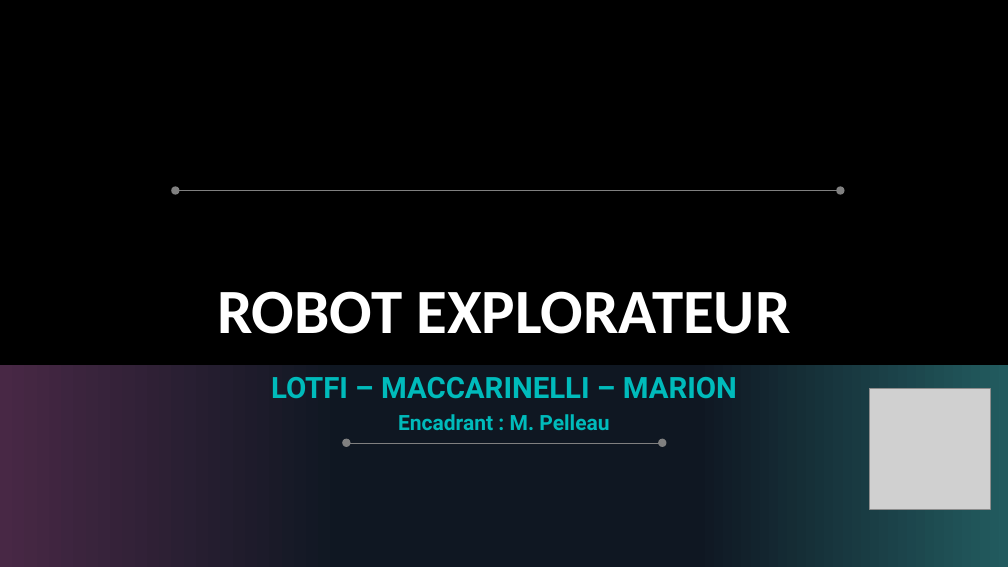
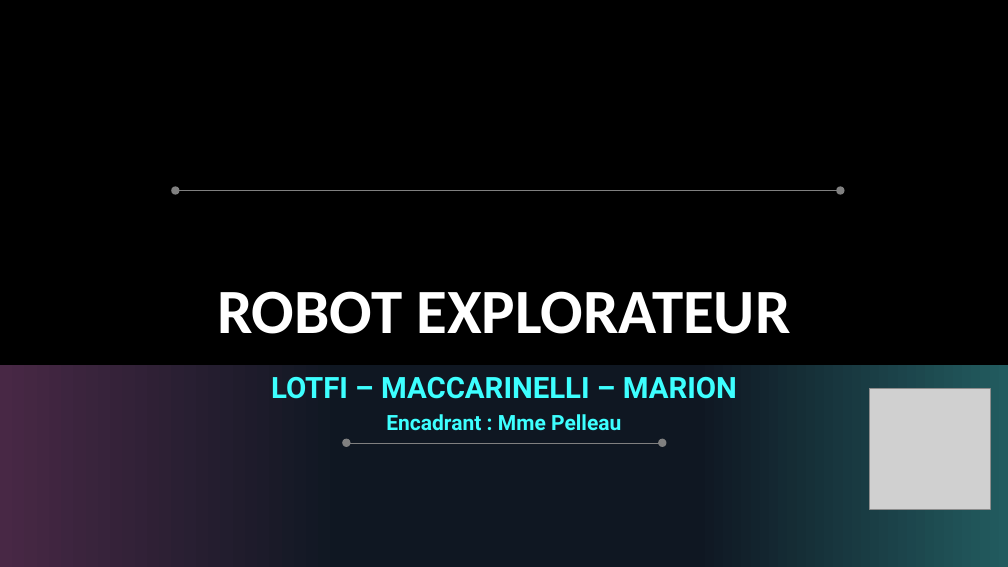
Before and after one commit to ChloeMaccarinelli/TER_M1_S2, a slide deck: slide 1 of doc/Diapo_LOTFI_MACCARINELLI_MARION.pptx. Drawn at 1008x567 pixels with LibreOffice and Linux fonts; fonts in the diff are those of the drawing; grey boxes stand for pictures; background and template pictures are left out. Boxes give left, top, right and bottom in pixels: in the first picture for what was removed or moved away, otherwise in the second. Text is boxed around its words. In the diff, an @@ line names an element or a change of style, - is before the commit and + after.

```diff
--- a/doc/Diapo_LOTFI_MACCARINELLI_MARION.pptx
+++ b/doc/Diapo_LOTFI_MACCARINELLI_MARION.pptx
@@ subtitle at [271,376,737,399]: text colour #00BBBB to #3DFFFF in "LOTFI – MACCARINELLI – MARION" @@
@@ subtitle at [386,414,621,431]: text changed; text colour #00BBBB to #3DFFFF @@
-Encadrant : M. Pelleau
+Encadrant : Mme Pelleau
```
Also in this commit, not shown: 19 other slides changed, 1 slide added, 1 slide removed.
